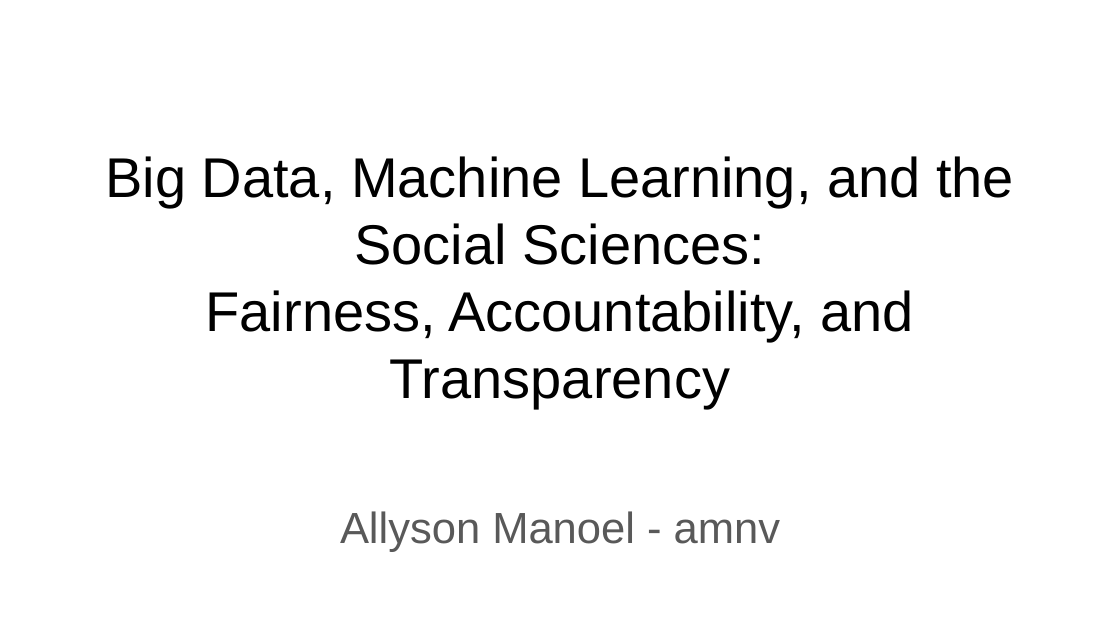
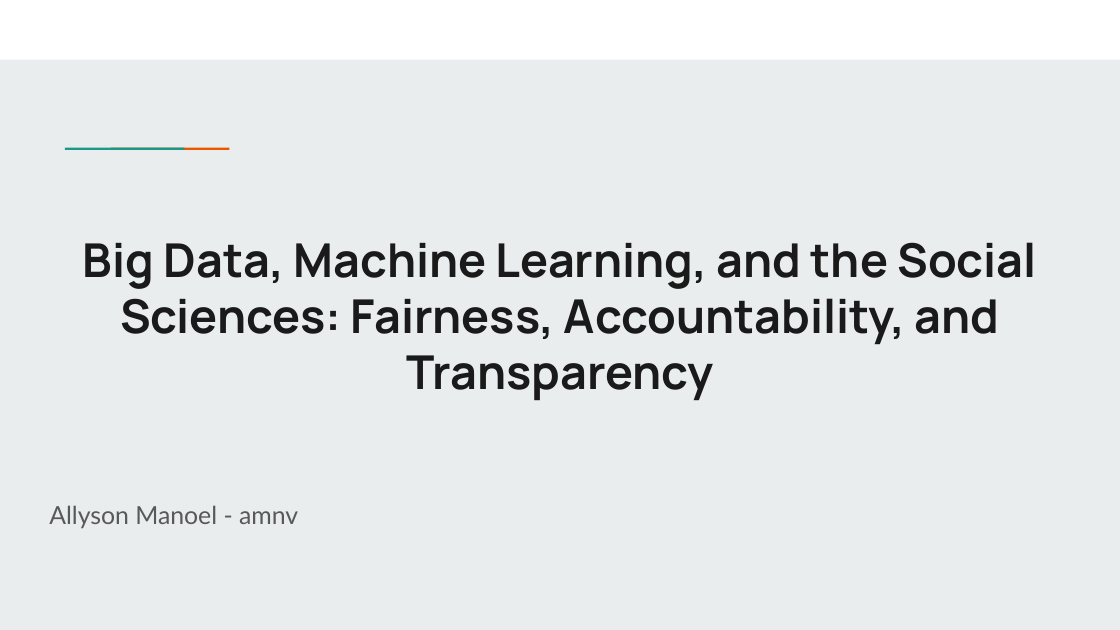
Before and after one commit to if1015-datascience-ufpe/2018-1-ex2-amnv, a slide deck: slide 1 of Slides Exercício 2 Ciência de dados.pptx. Drawn at 1120x630 pixels with LibreOffice and Linux fonts; fonts in the diff are those of the drawing. Boxes give left, top, right and bottom in pixels: in the first picture for what was removed or moved away, otherwise in the second. Text is boxed around its words. In the diff, an @@ line names an element or a change of style, - is before the commit and + after.

```diff
--- a/Slides Exercício 2 Ciência de dados.pptx
+++ b/Slides Exercício 2 Ciência de dados.pptx
@@ background #FFFFFF to #E9EDEE @@
@@ rectangle added at [0, 0, 1120, 59], fill #FFFFFF @@
@@ rectangle added at [102, 146, 148, 151], fill #1A9988 @@
@@ rectangle added at [147, 146, 193, 151], fill #EB5600 @@
@@ title "Big Data, Machine Learning, and ..." at [83, 242, 1036, 401]: vertical alignment bottom to top @@
@@ title at [83, 242, 1036, 401]: text changed; size 36 to 30 pt; font Arial to Manrope; text colour #000000 to #1A1A1A; bold on @@
-Big Data, Machine Learning, and the Social Sciences:
-Fairness, Accountability, and Transparency
+Big Data, Machine Learning, and the Social Sciences: Fairness, Accountability, and Transparency
@@ subtitle "Allyson Manoel - amnv" at [49, 505, 298, 528]: size 28 to 16 pt, font Arial to Lato; alignment centre to left @@
```
Also in this commit, not shown: 14 other slides changed, 1 other file.
